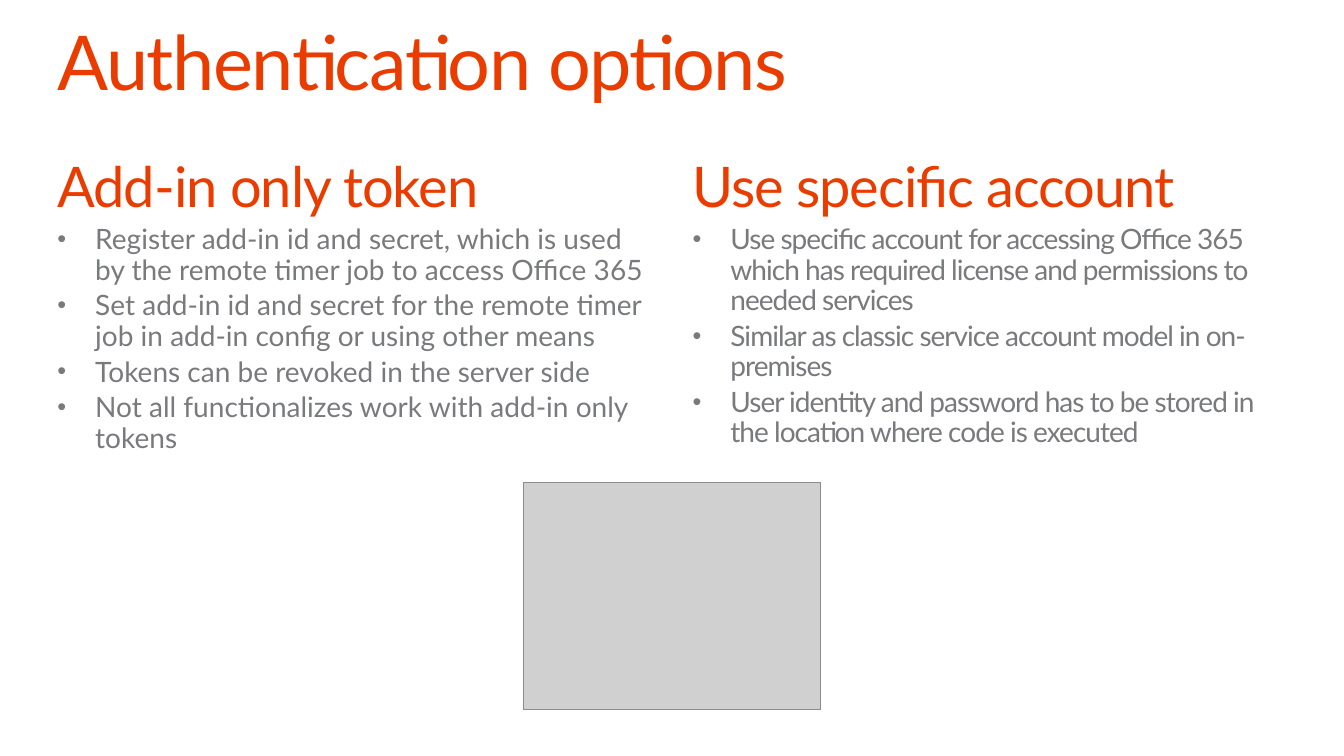
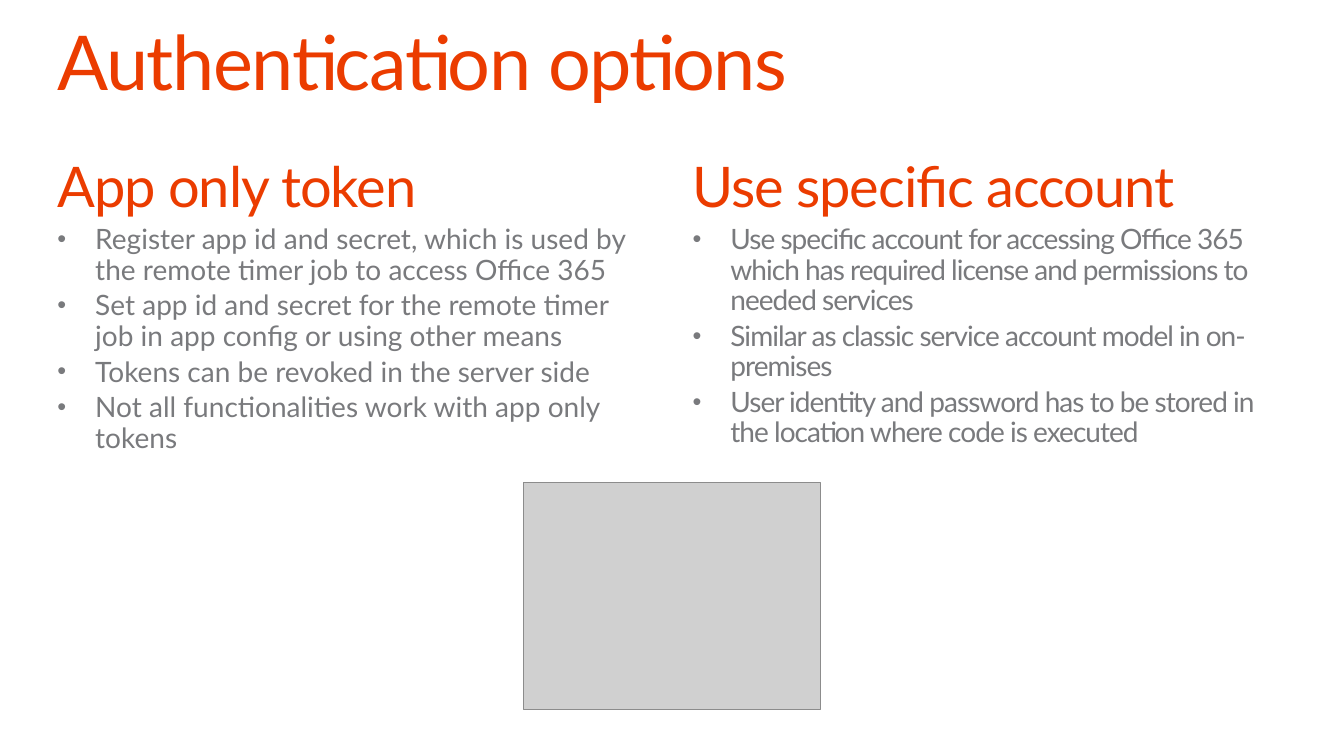
Before and after one commit to OfficeDev/TrainingContent, a slide deck: slide 12 of O3658/05 Using Remote Event Receivers and Remote Timer Jobs/5_RemoteTimersEvents.pptx. Drawn at 1344x756 pixels with LibreOffice and Linux fonts; fonts in the diff are those of the drawing; grey boxes stand for pictures; background and template pictures are left out. Boxes give left, top, right and bottom in pixels: in the first picture for what was removed or moved away, otherwise in the second. Text is boxed around its words. In the diff, an @@ line names an element or a change of style, - is before the commit and + after.

```diff
--- a/O3658/05 Using Remote Event Receivers and Remote Timer Jobs/5_RemoteTimersEvents.pptx
+++ b/O3658/05 Using Remote Event Receivers and Remote Timer Jobs/5_RemoteTimersEvents.pptx
@@ text at (x1=57, y1=165, x2=626, y2=351): text changed @@
-Add-in only token
-  • Register add-in id and secret, which is used by the remote timer job to access Office 365
-  • Set add-in id and secret for the remote timer job in add-in config or using other means
+App only token
+  • Register app id and secret, which is used by the remote timer job to access Office 365
+  • Set app id and secret for the remote timer job in app config or using other means
@@ text at (x1=95, y1=396, x2=601, y2=422): text changed @@
-  • Not all functionalizes work with add-in only tokens
+  • Not all functionalities work with app only tokens
```
Also in this commit, not shown: 18 other slides changed, 1 slide added, 1 slide removed, 1 other file.
